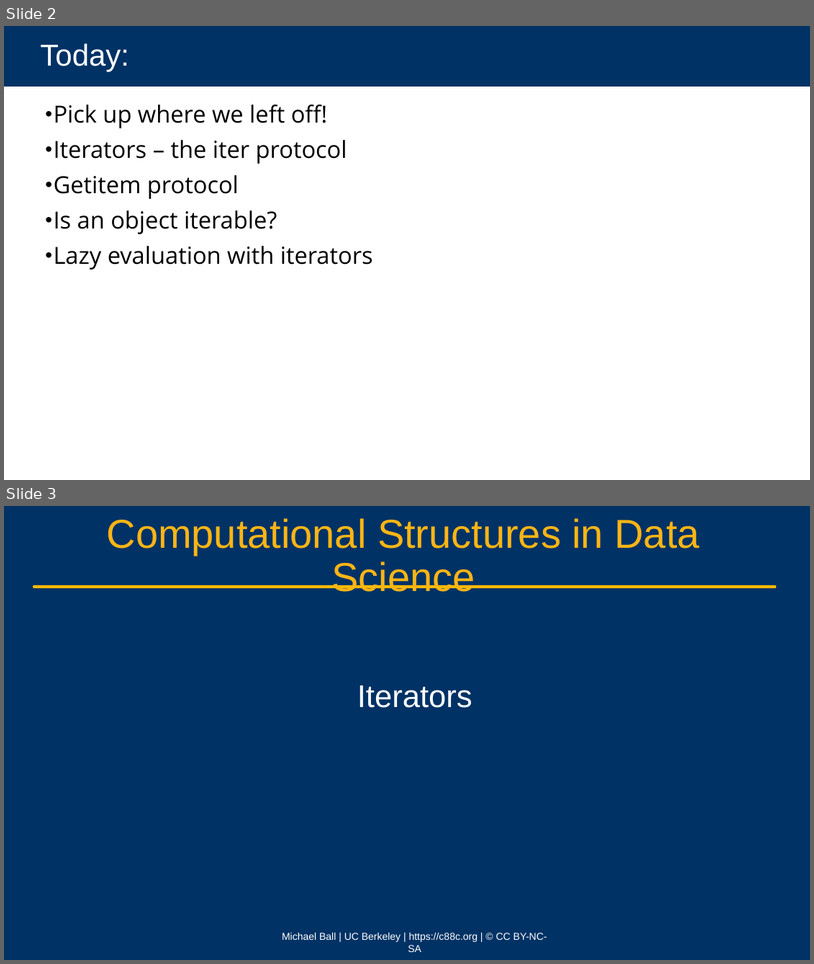
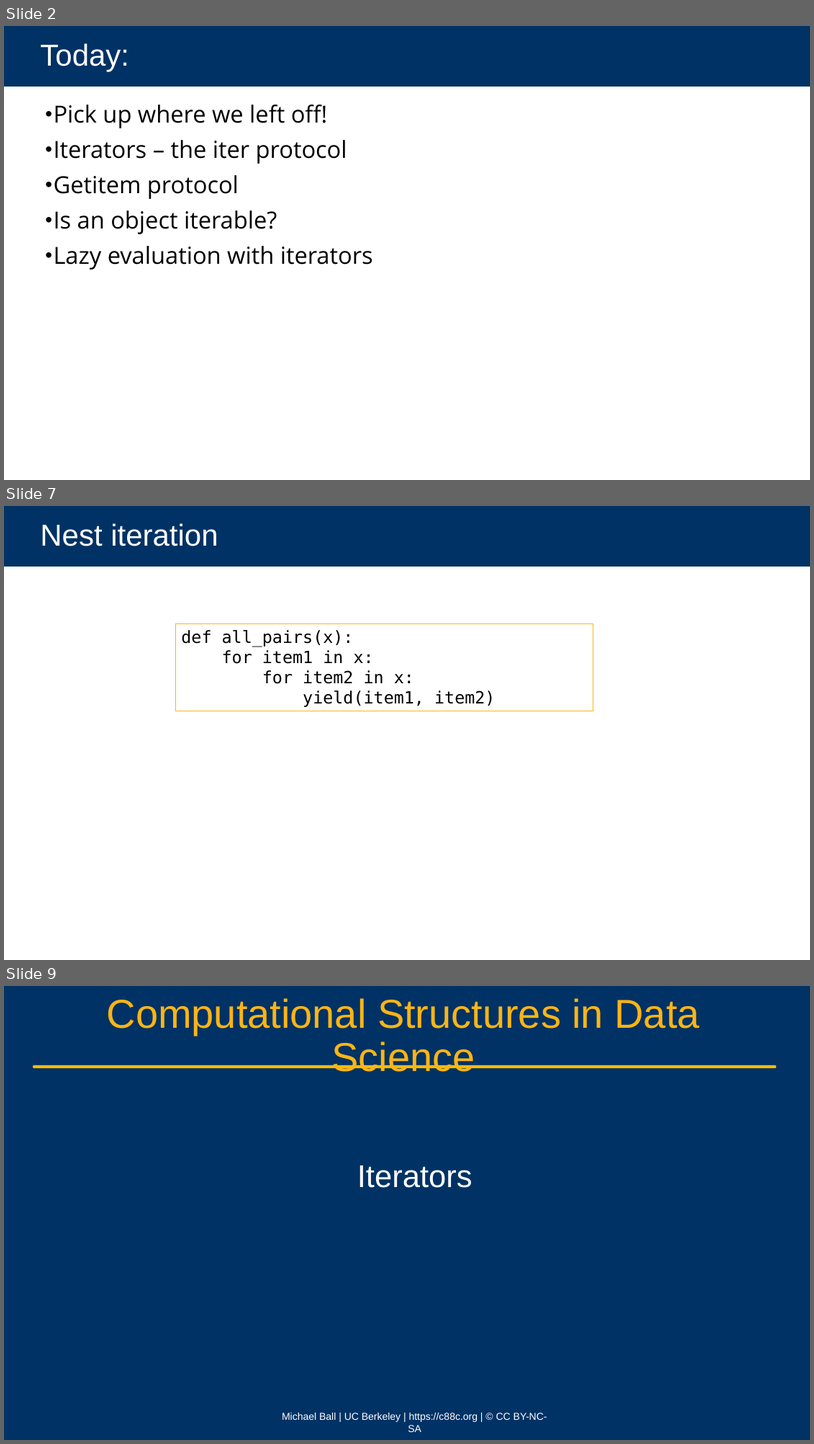
Before and after one commit to cs88-website/sp24, a slide deck: assets/slides/sp24/22-Iterators_II.pptx. Shown one above the other, each under a label of ours: slides 2 and 3 before the commit, slides 2, 7 and 9 after it; the slides between them are not shown. The pictures are 814x964 and 814x1444 pixels, drawn with LibreOffice and Linux fonts; fonts in the diff are those of the drawing; background and template pictures are left out. Boxes give left, top, right and bottom in pixels: in the first picture for what was removed or moved away, otherwise in the second. Text is boxed around its words. In the diff, an @@ line names an element or a change of style, - is before the commit and + after.

```diff
--- a/assets/slides/sp24/22-Iterators_II.pptx
+++ b/assets/slides/sp24/22-Iterators_II.pptx
@@ slide 7 added at (x1=4, y1=506, x2=810, y2=960), background #FFFFFF @@
@@ title added at (x1=4, y1=506, x2=810, y2=566), fill #003265, 36 pt, text #FFFFFF @@
+Nest iteration
@@ rectangle added at (x1=175, y1=623, x2=594, y2=711), outline #FCB515 0.75 pt, 20 pt, text #000000 @@
+def all_pairs(x):
+for item1 in x:
+for item2 in x:
+yield(item1, item2)
@@ what was slide 3 is now slide 9 @@
```
Also in this commit, not shown: 2 slides changed, 5 other slides added, 3 other files.
